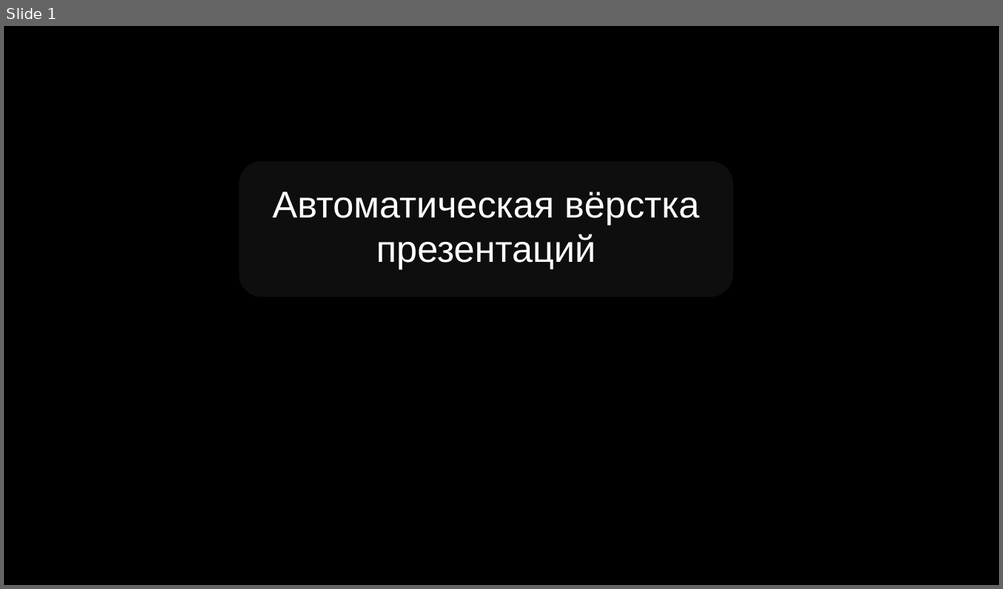
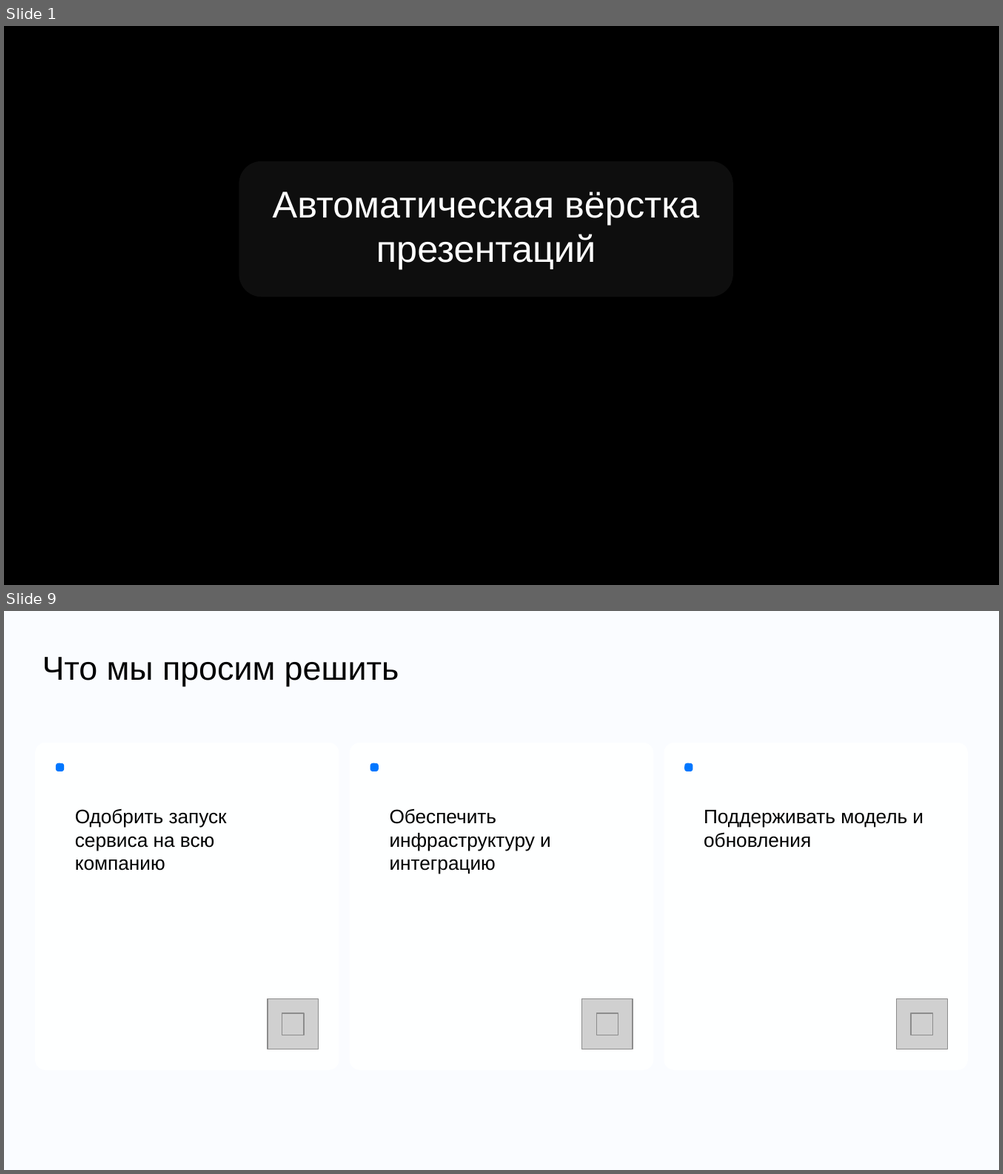
Before and after one commit to DiFoxenGit/-VKTechHackathon, a slide deck: samples/VK_Tech_шаблон__classic.pptx. Shown one above the other, each under a label of ours: slide 1 before the commit, slides 1 and 9 after it; the slides between them are not shown. The pictures are 1003x589 and 1003x1174 pixels, drawn with LibreOffice and Linux fonts; fonts in the diff are those of the drawing; grey boxes stand for pictures; background and template pictures are left out. Boxes give left, top, right and bottom in pixels: in the first picture for what was removed or moved away, otherwise in the second. Text is boxed around its words. In the diff, an @@ line names an element or a change of style, - is before the commit and + after.

```diff
--- a/samples/VK_Tech_шаблон__classic.pptx
+++ b/samples/VK_Tech_шаблон__classic.pptx
@@ slide 9 added at bbox=[4, 611, 999, 1170], background #FAFCFF @@
@@ text added at bbox=[42, 657, 399, 686], 24 pt, text #000000 @@
+Что мы просим решить
@@ rounded rectangle added at bbox=[35, 742, 339, 1071], fill #FEFFFF @@
@@ rounded rectangle added at bbox=[349, 742, 654, 1071], fill #FEFFFF @@
@@ rounded rectangle added at bbox=[663, 742, 967, 1071], fill #FEFFFF @@
@@ rounded rectangle added at bbox=[56, 763, 64, 771], fill #0077FF @@
@@ rounded rectangle added at bbox=[370, 763, 378, 771], fill #0077FF @@
@@ rounded rectangle added at bbox=[684, 763, 692, 771], fill #0077FF @@
@@ text added at bbox=[75, 809, 227, 871], 14.1 pt, text #000000 @@
+Одобрить запуск сервиса на всю компанию
@@ text added at bbox=[390, 809, 551, 874], 14.1 pt, text #000000 @@
+Обеспечить инфраструктуру и интеграцию
@@ text added at bbox=[703, 810, 923, 848], 14.1 pt, text #000000 @@
+Поддерживать модель и обновления
@@ picture added at bbox=[267, 999, 318, 1050] @@
@@ picture added at bbox=[582, 999, 632, 1050] @@
@@ picture added at bbox=[896, 999, 947, 1050] @@
@@ picture added at bbox=[282, 1014, 304, 1036] @@
@@ picture added at bbox=[596, 1014, 617, 1036] @@
@@ picture added at bbox=[910, 1014, 932, 1036] @@
```
Also in this commit, not shown: 4 slides changed, 4 other slides added, 5 slides removed, 27 other files.
